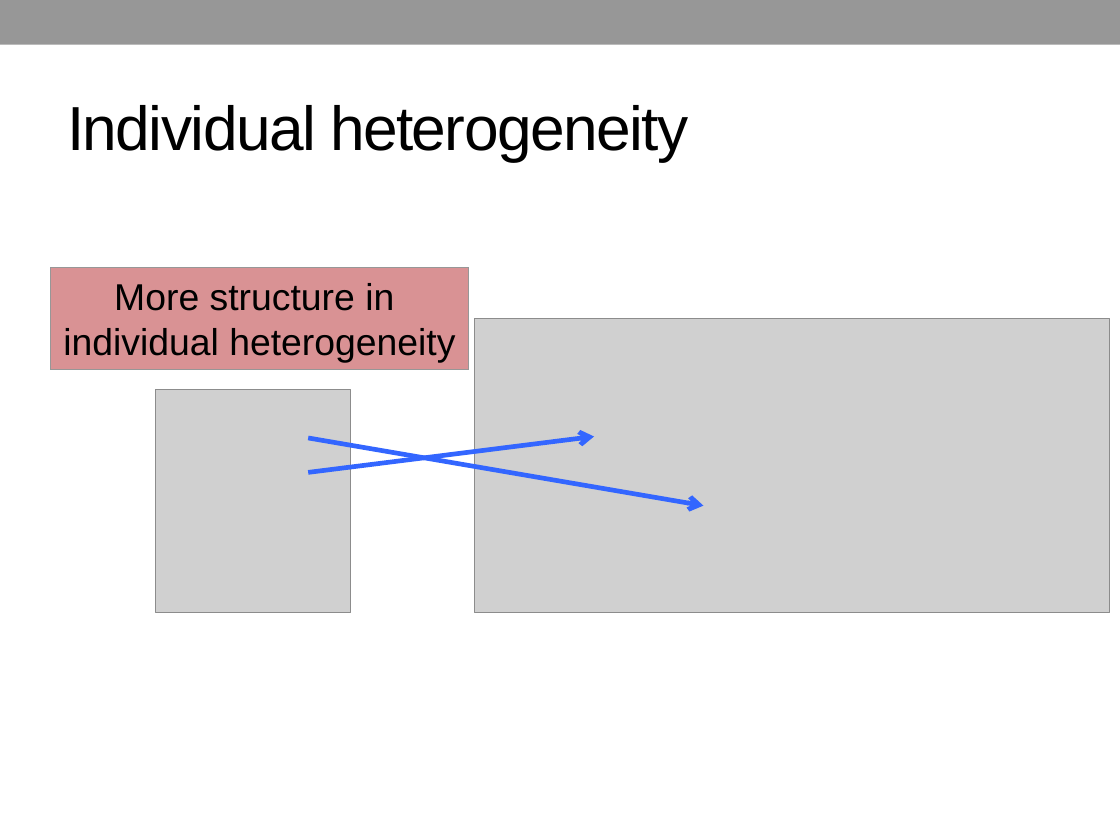
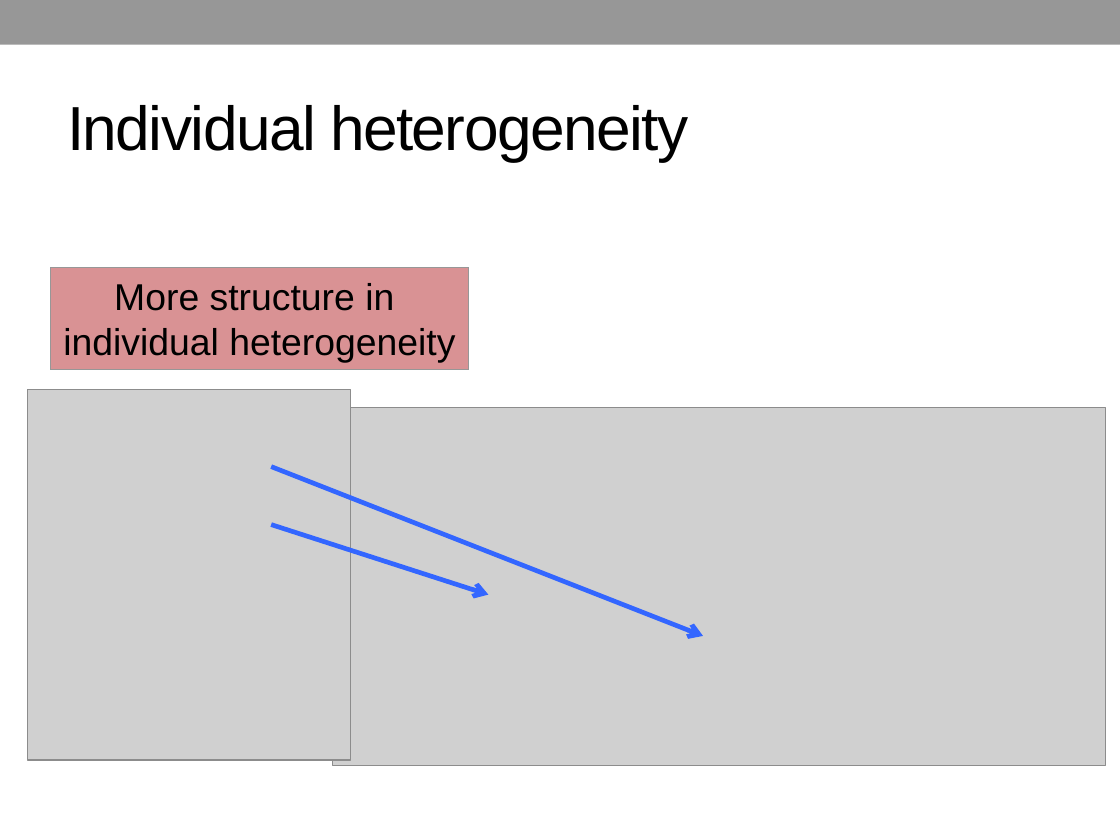
Before and after one commit to cmerow/teachIPMs, a slide deck: slide 12 of Beginner/Strengths_of_IPMs/Strengths_of_IPMs.pptx (slide 11 before the commit). Drawn at 1120x840 pixels with LibreOffice and Linux fonts; fonts in the diff are those of the drawing; grey boxes stand for pictures. Boxes give left, top, right and bottom in pixels: in the first picture for what was removed or moved away, otherwise in the second. Text is boxed around its words. In the diff, an @@ line names an element or a change of style, - is before the commit and + after.

Commit message:
updated presentations

```diff
--- a/Beginner/Strengths_of_IPMs/Strengths_of_IPMs.pptx
+++ b/Beginner/Strengths_of_IPMs/Strengths_of_IPMs.pptx
@@ picture: place and size @@
-picture at (156,390,351,613)
+picture at (27,390,351,760)
@@ picture: place and size @@
-picture at (475,318,1110,613)
+picture at (333,408,1105,766)
@@ arrow moved from (308, 473) - (594, 437) to (271, 467) - (703, 636) @@
@@ arrow moved from (308, 438) - (703, 505) to (271, 524) - (488, 595) @@
```
Also in this commit, not shown: 1 slide added, 1 other file.
